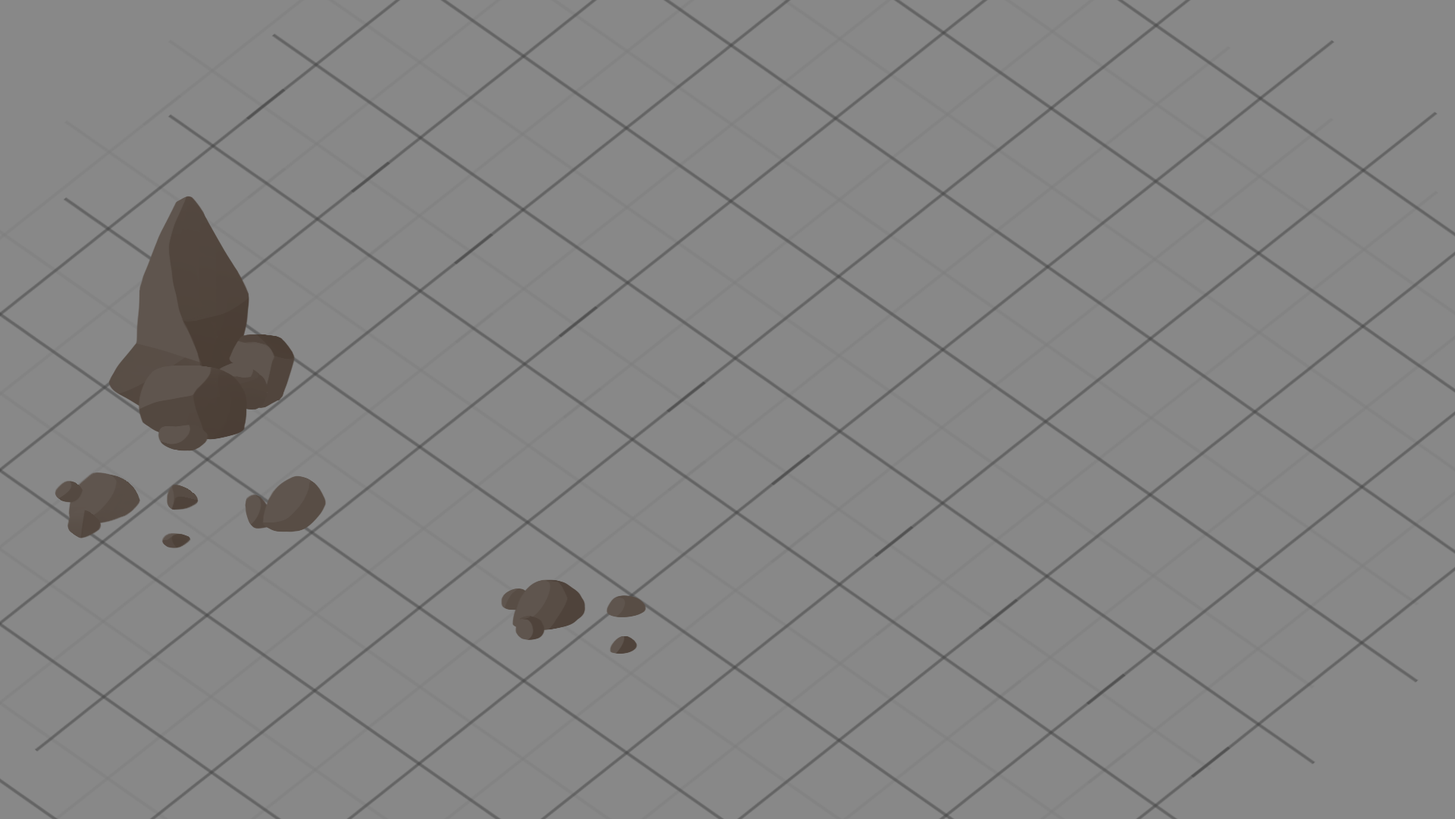
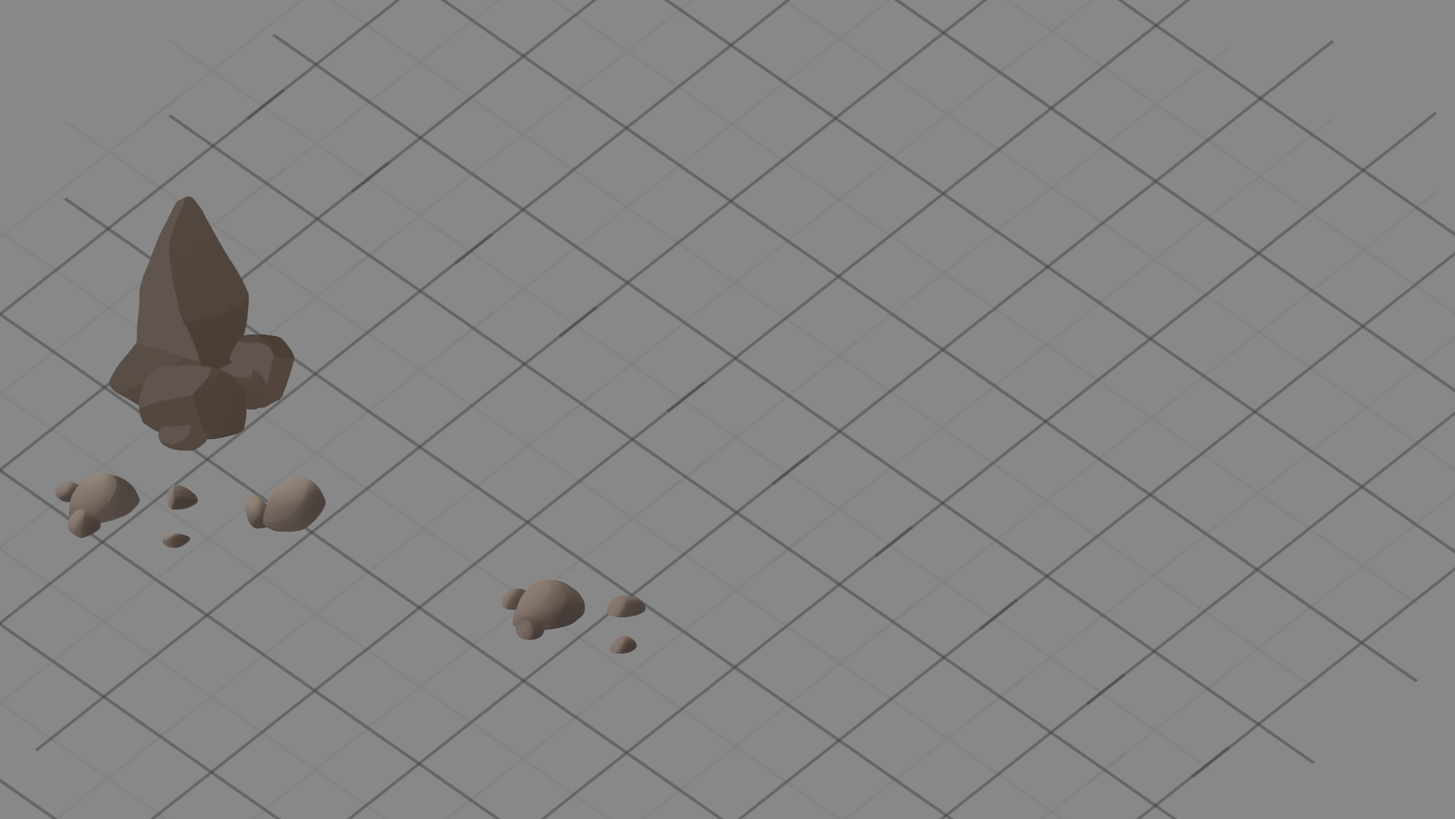
Layer changes from the first (1455, 819) image to the second:
added layer "Слой 30" in group "stones4" over [501, 579, 646, 654]
added layer "Слой 29" in group "stones4" over [501, 579, 616, 654]
added layer "Слой 28" in group "stone2" over [54, 472, 198, 549]
painted on "Слой 17" over [68, 484, 84, 503]
added layer "Слой 27" in group "stone2" over [54, 472, 141, 538]
added layer "Слой 26" in group "stone1" over [182, 475, 326, 545]
added layer "Слой 25" in group "stone1" over [244, 475, 320, 532]
